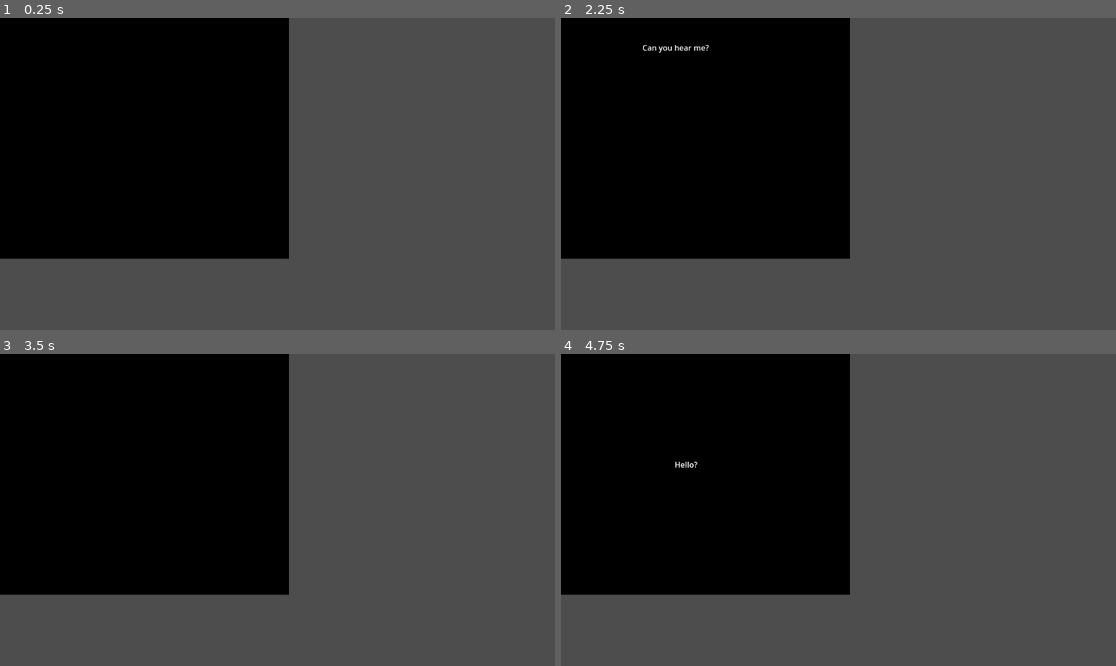
Above: before the commit, frames 1-4 (two rows, left to right).
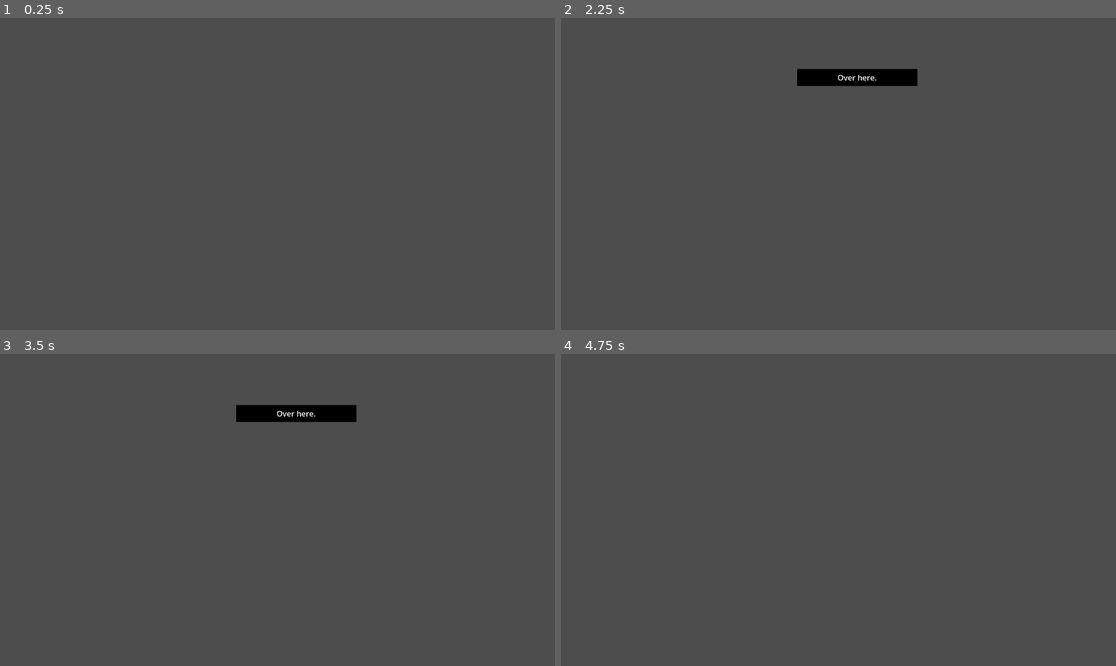
Above: after the commit, the same moments.

Repository: kbg2201/BUD-Team
Game: Godot game, scene res://lucy.tscn
Same seed, same stepped clock (60 frames per second), same inputs: the game is played once before the commit and once after it. This scene is started directly instead of the project's main scene.
Inputs:
- Up to frame 1 (0.25 s): no input
- Up to frame 2 (2.25 s): tap Enter at 0.5, 2 s; hold D (move_right) 0.53-1.28 s; tap Space at 1.25 s; hold S (move_down) 1.28-2.03 s; hold D (move_right) from 2.03 s (still down)
- Up to frame 3 (3.5 s): tap Space at 2.75 s; release D (move_right) at 2.78 s; hold W (move_up) from 2.78 s (still down)
- Up to frame 4 (4.75 s): tap Enter at 3.5 s; release W (move_up) at 3.53 s; hold A (move_left) from 3.53 s (still down)

The runs differ from the first frame. In frame 1, 40% of the frame differs, in the area x 0-53%, y 0-78%; in frame 2, 40%; in frame 3, 40%, in the area x 0-65%, y 0-78%; in frame 4, 40%.

Commit message:
fpv1

Diff:
--- a/bloody-unicorn/lucy.gd
+++ b/bloody-unicorn/lucy.gd
@@ -3,7 +3,8 @@
 #crude dialogue
 var thingsLucySays = [
 	"Hello?",
-	"Hello?",
+	"Who's there?",
+	"Who's there?",
 	"Hey.",
 	"Psst.",
 	"Come here.",
@@ -13,14 +14,16 @@
 	"Can you hear me?",
 	"I'm a unicorn.",
 	"Over here.",
-	"I need help."
+	"I need help.",
+	"I can hear you."
 ]
 var thingsLucySaysWhenSheIsAboutToKillYou = [
 	"Hold still.",
 	"You made it.",
 	"Here I am.",
 	"Sucker.",
-	"Neigh."
+	"Neigh.",
+	"I see you now."
 ]
 
 # Called when the node enters the scene tree for the first time.
@@ -37,15 +40,22 @@
 	var sentinel = 0
 	while(true and sentinel<1000):
 		sentinel += 1
-		await get_tree().create_timer(0.75).timeout
+		await get_tree().create_timer(2.0).timeout
 		speak(thingsLucySays)
 		await get_tree().create_timer(2.0).timeout
+		$LucyVoice/BlackBcgdMap.visible = false
 		$LucyVoice.text = ""
 		print(sentinel)
 
 #pass an array of strings to this function
 func speak(msg):
-	#change position of text
-	$LucyVoice.position = Vector2(randi()%219+50,randi()%189+50)
+	$LucyVoice/BlackBcgdMap.visible = true
+	#change position of text within the window
+	var windowHalfX = (get_window().get_size_with_decorations().x)/2
+	var windowHalfY = (get_window().get_size_with_decorations().y)/2
+	$LucyVoice.position = Vector2(
+		randi()%(windowHalfX-101)+100,
+		randi()%(windowHalfY-101)+100
+		)
 	#output random string from array
 	$LucyVoice.text = msg[randi() % msg.size()]
--- a/bloody-unicorn/lucy.tscn
+++ b/bloody-unicorn/lucy.tscn
@@ -7,12 +7,33 @@
 
 [node name="LucyVoice" type="Label" parent="."]
 z_index = 2
-offset_left = 300.0
-offset_top = 250.0
-offset_right = 340.0
-offset_bottom = 273.0
+anchors_preset = 8
+anchor_left = 0.5
+anchor_top = 0.5
+anchor_right = 0.5
+anchor_bottom = 0.5
+offset_left = -82.0
+offset_top = -11.5
+offset_right = 82.0
+offset_bottom = 11.5
+grow_horizontal = 2
+grow_vertical = 2
+horizontal_alignment = 1
+vertical_alignment = 2
 
-[node name="BlackBcgdMap" type="ColorRect" parent="."]
-offset_right = 600.0
-offset_bottom = 500.0
+[node name="BlackBcgdMap" type="ColorRect" parent="LucyVoice"]
+visible = false
+z_index = -1
+layout_mode = 1
+anchors_preset = 8
+anchor_left = 0.5
+anchor_top = 0.5
+anchor_right = 0.5
+anchor_bottom = 0.5
+offset_left = -125.0
+offset_top = -17.5
+offset_right = 125.0
+offset_bottom = 17.5
+grow_horizontal = 2
+grow_vertical = 2
 color = Color(0, 0, 0, 1)
--- /dev/null
+++ b/bloody-unicorn/main.gd
@@ -0,0 +1,16 @@
+extends Node
+
+
+# Called when the node enters the scene tree for the first time.
+func _ready() -> void:
+	#set background size
+	$TextureRect.size = Vector2i(
+		get_window().get_size_with_decorations().x,
+		get_window().get_size_with_decorations().y
+	)
+	pass # Replace with function body.
+
+
+# Called every frame. 'delta' is the elapsed time since the previous frame.
+func _process(delta: float) -> void:
+	pass
--- /dev/null
+++ b/bloody-unicorn/main.tscn
@@ -0,0 +1,21 @@
+[gd_scene load_steps=5 format=3 uid="uid://due2ymlrp6sru"]
+
+[ext_resource type="Script" path="res://main.gd" id="1_jqwt7"]
+[ext_resource type="PackedScene" uid="uid://boorxy8t6uaci" path="res://player.tscn" id="2_31q2a"]
+[ext_resource type="PackedScene" uid="uid://dlpavsu6heed3" path="res://lucy.tscn" id="3_rwd7k"]
+[ext_resource type="Texture2D" uid="uid://71678svvi4qt" path="res://assets/img/lucybg1.jpg" id="4_8sgtj"]
+
+[node name="Main" type="Node"]
+script = ExtResource("1_jqwt7")
+
+[node name="Player" parent="." instance=ExtResource("2_31q2a")]
+
+[node name="Lucy" parent="." instance=ExtResource("3_rwd7k")]
+
+[node name="TextureRect" type="TextureRect" parent="."]
+z_index = -2
+offset_right = 364.0
+offset_bottom = 40.0
+texture = ExtResource("4_8sgtj")
+expand_mode = 2
+stretch_mode = 6
--- a/bloody-unicorn/player.gd
+++ b/bloody-unicorn/player.gd
@@ -1,6 +1,6 @@
 extends Area2D
 
-@export var speed = 100
+@export var speed = 700
 var screen_size
 
 signal hit
@@ -14,13 +14,13 @@
 func _process(delta):
 	var velocity = Vector2.ZERO
 	if Input.is_action_pressed("move_right"):
-		velocity.x += 1
+		velocity.x += 10
 	if Input.is_action_pressed("move_left"):
-		velocity.x -= 1
+		velocity.x -= 10
 	if Input.is_action_pressed("move_down"):
-		velocity.y += 1
+		velocity.y += 10
 	if Input.is_action_pressed("move_up"):
-		velocity.y -= 1
+		velocity.y -= 10
 
 	if velocity.length() > 0:
 		velocity = velocity.normalized() * speed
--- a/bloody-unicorn/player.tscn
+++ b/bloody-unicorn/player.tscn
@@ -1,33 +1,50 @@
-[gd_scene load_steps=5 format=3 uid="uid://boorxy8t6uaci"]
+[gd_scene load_steps=6 format=3 uid="uid://boorxy8t6uaci"]
 
 [ext_resource type="Script" path="res://player.gd" id="1_ac0y6"]
-[ext_resource type="Texture2D" uid="uid://bbq1ogwh7v1wc" path="res://temp-sprite-frame.png" id="2_r8inn"]
+[ext_resource type="Texture2D" uid="uid://dr7q62xv5agwu" path="res://assets/img/hqdefault-1135565747_up.jpg" id="2_v414n"]
+[ext_resource type="Texture2D" uid="uid://churujhgblt8m" path="res://assets/img/hqdefault-1135565747_walk.jpg" id="3_i34qm"]
 
 [sub_resource type="SpriteFrames" id="SpriteFrames_smjhp"]
 animations = [{
 "frames": [{
 "duration": 1.0,
-"texture": ExtResource("2_r8inn")
+"texture": ExtResource("2_v414n")
 }],
 "loop": true,
-"name": &"Walk",
+"name": &"up",
+"speed": 5.0
+}, {
+"frames": [{
+"duration": 1.0,
+"texture": ExtResource("3_i34qm")
+}],
+"loop": true,
+"name": &"walk",
 "speed": 5.0
 }]
 
 [sub_resource type="RectangleShape2D" id="RectangleShape2D_f7jkj"]
-size = Vector2(95, 191)
+size = Vector2(151, 180)
 
 [node name="Player" type="Area2D"]
 script = ExtResource("1_ac0y6")
 metadata/_edit_group_ = true
 
 [node name="AnimatedSprite2D" type="AnimatedSprite2D" parent="."]
-scale = Vector2(19.02, 19.02)
+scale = Vector2(0.5, 0.5)
 sprite_frames = SubResource("SpriteFrames_smjhp")
-animation = &"Walk"
+animation = &"walk"
 
 [node name="CollisionShape2D" type="CollisionShape2D" parent="."]
-position = Vector2(-1.5, 0.5)
+position = Vector2(-0.5, 0)
 shape = SubResource("RectangleShape2D_f7jkj")
 
+[node name="ColorRect" type="ColorRect" parent="."]
+z_index = -1
+offset_left = -46.0
+offset_top = -57.0
+offset_right = 45.0
+offset_bottom = 56.0
+color = Color(0, 1, 0, 1)
+
 [connection signal="body_entered" from="." to="." method="_on_body_entered"]
--- a/bloody-unicorn/project.godot
+++ b/bloody-unicorn/project.godot
@@ -14,6 +14,10 @@
 run/main_scene="res://player.tscn"
 config/features=PackedStringArray("4.3", "Forward Plus")
 config/icon="res://icon.svg"
+
+[editor]
+
+movie_writer/movie_file="C:/Users/Davey/Desktop/game_demo_footage/buddemo.avi"
 
 [input]
 
Binary file added: bloody-unicorn/assets/img/hqdefault-1135565747_up.jpg
Not shown, added: bloody-unicorn/assets/img/hqdefault-1135565747_up.jpg.import
Binary file added: bloody-unicorn/assets/img/hqdefault-1135565747_walk.jpg
Not shown, added: bloody-unicorn/assets/img/hqdefault-1135565747_walk.jpg.import
Binary file added: bloody-unicorn/assets/img/lucybg1.jpg
Not shown, added: bloody-unicorn/assets/img/lucybg1.jpg.import
Binary file added: bloody-unicorn/assets/img/lucybg2.jpg
Not shown, added: bloody-unicorn/assets/img/lucybg2.jpg.import
